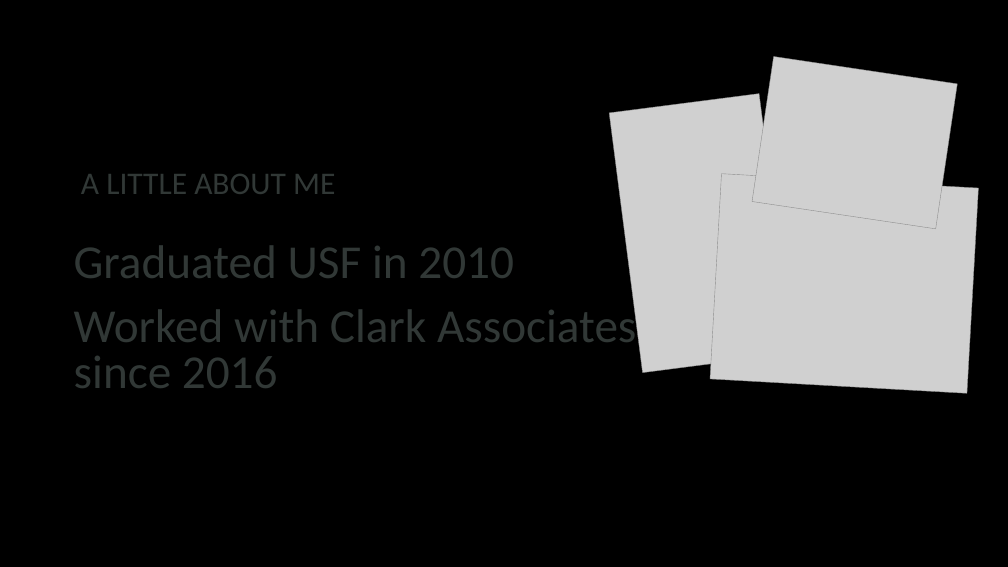
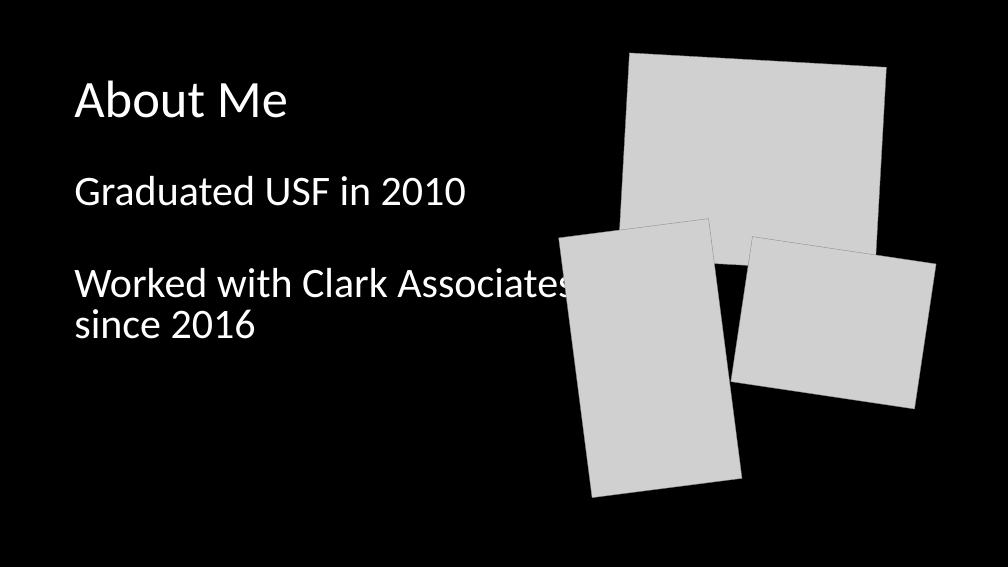
Before and after one commit to sdreier2/codecamp-unittests, a slide deck: slide 3 of tampa-presentation.pptx. Drawn at 1008x567 pixels with LibreOffice and Linux fonts; fonts in the diff are those of the drawing; grey boxes stand for pictures; background and template pictures are left out. Boxes give left, top, right and bottom in pixels: in the first picture for what was removed or moved away, otherwise in the second. Text is boxed around its words. In the diff, an @@ line names an element or a change of style, - is before the commit and + after.

```diff
--- a/tampa-presentation.pptx
+++ b/tampa-presentation.pptx
@@ picture: place and size @@
-picture at <box>710,174,978,393</box>
+picture at <box>618,53,887,273</box>
@@ picture: place and size @@
-picture at <box>720,180,969,375</box>
+picture at <box>628,59,877,255</box>
@@ text at <box>74,80,288,118</box>: text changed; size 60 to 100 pt; text colour #313836 to #FFFFFF @@
-A LITTLE ABOUT ME
+About Me
@@ text "Graduated USF in 2010": place and size @@
-text "Graduated USF in 2010" at <box>74,245,636,388</box>
+text "Graduated USF in 2010" at <box>74,176,574,339</box>
@@ text "Graduated USF in 2010" at <box>74,176,574,339</box>: size 90 to 80 pt, text colour #313836 to #FFFFFF @@
@@ picture: place and size @@
-picture at <box>609,94,792,373</box>
+picture at <box>559,219,742,498</box>
@@ picture: place and size @@
-picture at <box>619,101,782,354</box>
+picture at <box>568,225,731,479</box>
@@ picture: place and size @@
-picture at <box>752,57,957,229</box>
+picture at <box>731,237,936,409</box>
```
Also in this commit, not shown: 16 other slides changed, 5 slides added, 4 slides removed, 14 other files.
